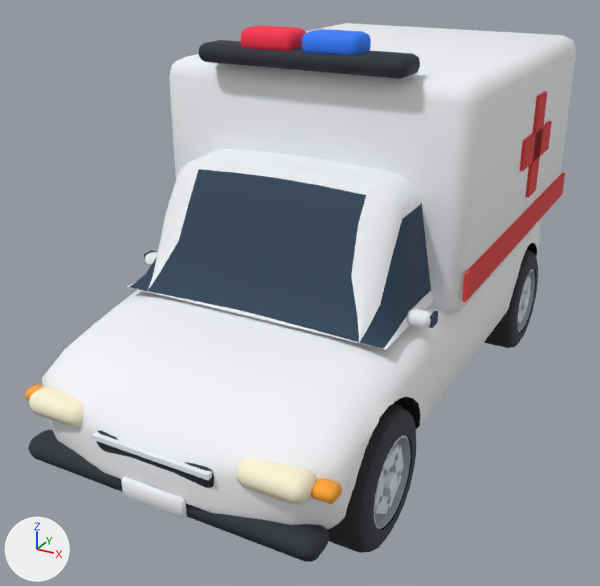
Before and after pictures for a commit that changed the glTF model public/models/cars/special-ambulance.glb.
Camera for both pictures: a 50 mm lens placed at (19.59, -4.27, 2.77), pointed at (17.38, -0.25, 0.76). The lights are fixed; the arrows at lower left show +X, +Y and +Z. The picture after the commit comes second. Where no turn or scale is listed for an object, it has been applied to the vertices. Vertices at exactly the same position are counted once.

The scene before the commit, as lines of its bpy script (objects in view):
```python
me_ambulance_mesh = bpy.data.meshes.new('ambulance_mesh')
me_ambulance_mesh.from_pydata(...)  # 2987 vertices, 5511 faces; spans x -0.94..0.94, y -1.89..1.89, z -1.15..1.15
me_ambulance_mesh.materials.append(mat_toy)
ob_ambulance_mesh = bpy.data.objects.new('ambulance_mesh', me_ambulance_mesh)
ob_ambulance_mesh.location = (17.5, 0.007, 1.15)
```
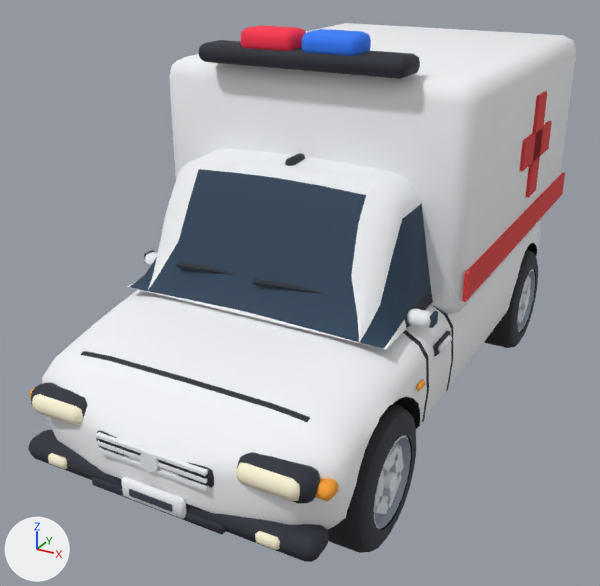
Where the newer file only moved an object's origin or applied its transform, the numbers keep the older frame.

What differs and where, as boxes [x1, y1, x2, y2] in the pictures (600 x 586 px; the box of a moved part takes in the faces that stretch with it):
'ambulance_mesh', reshaped: before [25, 23, 576, 562]; after [28, 23, 576, 562]
part 1 of me_ambulance_mesh, moved or reshaped (not visible afterwards): before [25, 384, 45, 401]
part 2 of me_ambulance_mesh, moved or reshaped: before [311, 478, 342, 504]; after [48, 453, 67, 469]
part 3 of me_ambulance_mesh, added: after [255, 531, 280, 550]
part 4 of me_ambulance_mesh, added: after [97, 447, 209, 491]
part 5 of me_ambulance_mesh, added: after [96, 440, 208, 484]
part 6 of me_ambulance_mesh, added: after [96, 432, 208, 476]
part 7 of me_ambulance_mesh, added: after [140, 451, 159, 472]
part 8 of me_ambulance_mesh, added: after [129, 489, 172, 512]
part 9 of me_ambulance_mesh, added: after [433, 330, 451, 356]
part 10 of me_ambulance_mesh, added: after [416, 379, 425, 391]
part 11 of me_ambulance_mesh, added: after [285, 153, 305, 166]
part 12 of me_ambulance_mesh, added: after [92, 477, 226, 535]
part 13 of me_ambulance_mesh, added: after [438, 335, 452, 352]
part 14 of me_ambulance_mesh, built on: before [29, 386, 352, 515]; after [30, 262, 459, 523]
part 15 of me_ambulance_mesh, recoloured (white to dark grey): [405, 291, 433, 328] in both

Patch to the scene script:
```diff
--- a/public/models/cars/special-ambulance.glb.py
+++ b/public/models/cars/special-ambulance.glb.py
@@ me_ambulance_mesh @@
 # used by ob_ambulance_mesh; location = (17.5, 0.007, 1.15)
-me_ambulance_mesh.from_pydata(...)  # 2987 vertices, 5511 faces; spans x -0.94..0.94, y -1.89..1.89, z -1.15..1.15
+me_ambulance_mesh.from_pydata(...)  # 3720 vertices, 6891 faces; spans x -0.94..0.94, y -1.89..1.9, z -1.15..1.15
+# me_ambulance_mesh part 1: the loose piece of 24 vertices spanning x -0.87..-0.75, y -1.78..-1.68, z -0.57..-0.49 is scaled about its middle by (0.75, 1.07, 1.09), then moved by (0.38, 3.53, 0.12)
+# me_ambulance_mesh part 2: the loose piece of 24 vertices spanning x 0.75..0.87, y -1.78..-1.68, z -0.57..-0.49 is scaled about its middle by (1.06, 0.43, 0.897), then moved by (-1.41, -0.12, -0.25)
+# me_ambulance_mesh part 3: the loose piece of 24 vertices spanning x 0.75..0.87, y -1.78..-1.68, z -0.57..-0.49 is copied, and the copy is scaled about its middle by (1.06, 0.43, 0.897), then moved by (-0.21, -0.12, -0.25); it spans x 0.54..0.66, y -1.87..-1.82, z -0.81..-0.75
+# me_ambulance_mesh part 4: a new loose piece, a box spanning x -0.306..0.306, y -1.878..-1.748, z -0.618..-0.602, in mat_toy
+# me_ambulance_mesh part 5: a new loose piece, a box spanning x -0.306..0.306, y -1.878..-1.748, z -0.578..-0.562, in mat_toy
+# me_ambulance_mesh part 6: a new loose piece, a box spanning x -0.306..0.306, y -1.878..-1.748, z -0.538..-0.522, in mat_toy
+# me_ambulance_mesh part 7: a new loose piece, a 12-sided cylinder along y spanning x -0.05..0.05, y -1.882..-1.843, z -0.62..-0.52, in mat_toy
+# me_ambulance_mesh part 8: a new loose piece, a box spanning x -0.1201..0.1201, y -1.8945..-1.8845, z -0.7876..-0.7526, in mat_toy
+# me_ambulance_mesh part 9: a new loose piece, a box spanning x 0.879..0.899, y -0.677..-0.477, z -0.365..-0.31, in mat_toy
+# me_ambulance_mesh part 10: the loose piece of 24 vertices spanning x 0.75..0.87, y -1.78..-1.68, z -0.57..-0.49 is copied, and the copy is scaled about its middle by (0.138, 0.883, 0.498), then moved by (0.09, 0.84, 0.1); it spans x 0.89..0.91, y -0.93..-0.85, z -0.44..-0.41
+# me_ambulance_mesh part 11: the loose piece of 56 vertices spanning x -0.34..-0.02, y -0.53..-0.33, z 1.03..1.15 is copied, and the copy is scaled about its middle by (0.0955, 0.868, 0.487), then moved by (0.18, -0.1, -0.6); it spans x -0.03..0.03, y -0.61..-0.45, z 0.46..0.52
+# me_ambulance_mesh part 12: a new loose piece of 24 vertices spanning x -0.38..0.38, y -1.87..-1.82, z -0.84..-0.79, in mat_toy
+# me_ambulance_mesh part 13: a new loose piece of 24 vertices spanning x 0.89..0.92, y -0.66..-0.5, z -0.35..-0.32, in mat_toy
+# me_ambulance_mesh part 14: 104 vertices moved from x -0.83..0.82, y -1.86..1.84, z -0.77..-0.36 to x -0.83..0.84, y -1.85..1.84, z -0.77..-0.36; 65 vertices removed from x -0.87..0.85, y -1.88..1.85, z -0.83..-0.45; 474 vertices added at x -0.9..0.9, y -1.87..1.85, z -0.88..-0.01
+# me_ambulance_mesh part 15: 35 kept faces spanning x -0.79..0.77, y -1.81..-0.31, z -0.87..-0.12 get new vertex colours; the middle colour goes from white #f4f6f9 to dark grey #2a2e38
+# other edits to the shape of me_ambulance_mesh do not show in these pictures
 me_ambulance_mesh.materials.append(mat_toy)
```
